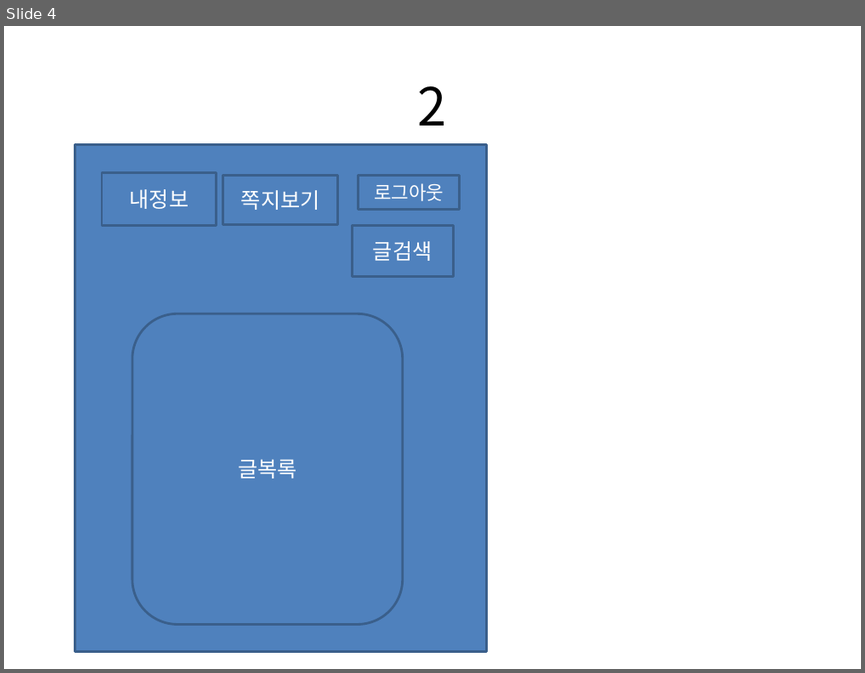
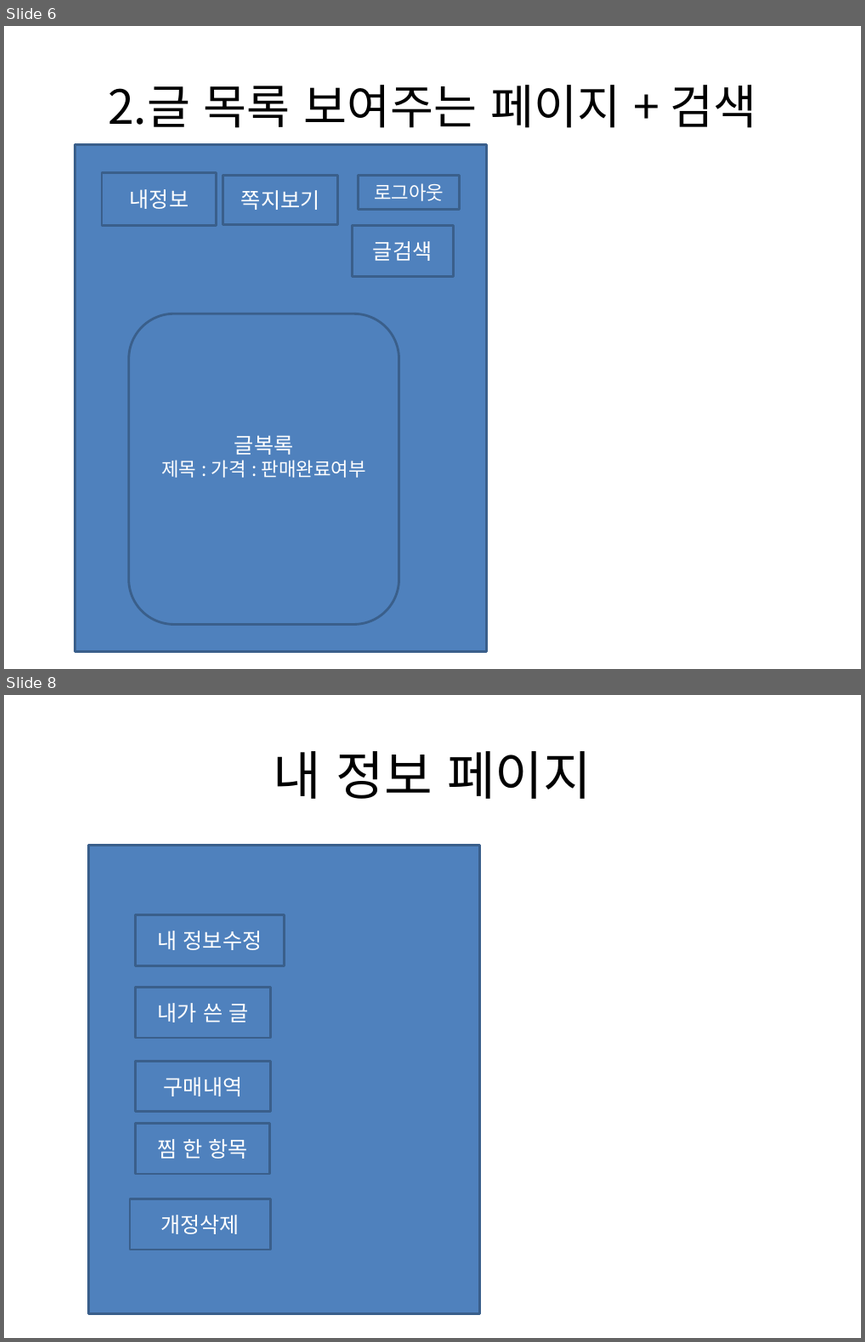
Before and after one commit to sunho7376/Tservice, a slide deck: 애플리케이션design.pptx. Shown one above the other, each under a label of ours: slide 4 before the commit, slides 6 and 8 after it; the slides between them are not shown. The pictures are 865x673 and 865x1342 pixels, drawn with LibreOffice and Linux fonts; fonts in the diff are those of the drawing. Boxes give left, top, right and bottom in pixels: in the first picture for what was removed or moved away, otherwise in the second. Text is boxed around its words. In the diff, an @@ line names an element or a change of style, - is before the commit and + after.

```diff
--- a/애플리케이션design.pptx
+++ b/애플리케이션design.pptx
@@ slide 8 added at box(4, 695, 861, 1338), background #FFFFFF @@
@@ title added at box(273, 751, 591, 799), 44 pt, text #000000 @@
+내 정보 페이지
@@ rectangle added at box(88, 845, 479, 1313), fill #4F81BD, outline #3A5F8C 2 pt @@
@@ rectangle added at box(136, 915, 284, 966), fill #4F81BD, outline #3A5F8C 2 pt, 18 pt, text #FFFFFF @@
+내 정보수정
@@ rectangle added at box(136, 987, 270, 1038), fill #4F81BD, outline #3A5F8C 2 pt, 18 pt, text #FFFFFF @@
+내가 쓴 글
@@ rectangle added at box(136, 1061, 270, 1111), fill #4F81BD, outline #3A5F8C 2 pt, 18 pt, text #FFFFFF @@
+구매내역
@@ rectangle added at box(135, 1123, 269, 1174), fill #4F81BD, outline #3A5F8C 2 pt, 18 pt, text #FFFFFF @@
+찜 한 항목
@@ rectangle added at box(130, 1199, 270, 1249), fill #4F81BD, outline #3A5F8C 2 pt, 18 pt, text #FFFFFF @@
+개정삭제
@@ what was slide 4 is now slide 6 @@
@@ slide 6 changed as well @@
@@ title at box(108, 85, 757, 128): text changed; size 44 to 39.6 pt @@
-2
+2.글 목록 보여주는 페이지 + 검색
@@ rounded rectangle "글복록": place and size @@
-rounded rectangle "글복록" at box(132, 314, 403, 624)
+rounded rectangle "글복록" at box(129, 314, 399, 624)
@@ text in rounded rectangle at box(161, 460, 366, 477): paragraph added @@
+제목 : 가격 : 판매완료여부
```
Also in this commit, not shown: 1 other slide changed, 9 other slides added, 4 slides removed.
